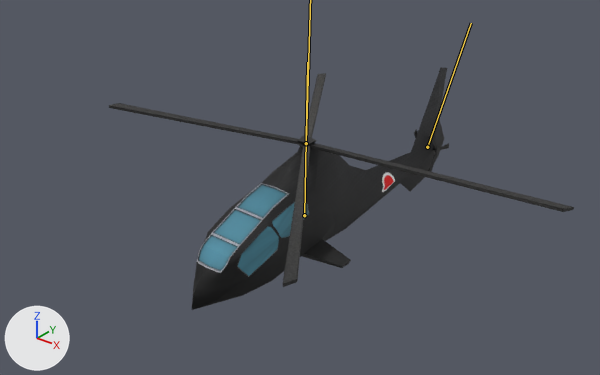
The FBX model IGME219Final/Assets/helicopter.fbx, before and after one commit.
Rendered twice from a 50 mm camera at (0.1121, -0.148, 0.0925) aimed at (-0.0003, -0.0074, 0.0054). The lights are fixed; the arrows at lower left show +X, +Y and +Z. Both versions are drawn at frame 41 of the action 'Take 001'; the numbers are the values there. The bones that bend it are drawn over the model as lines.

In view in the first picture: 'heli'.
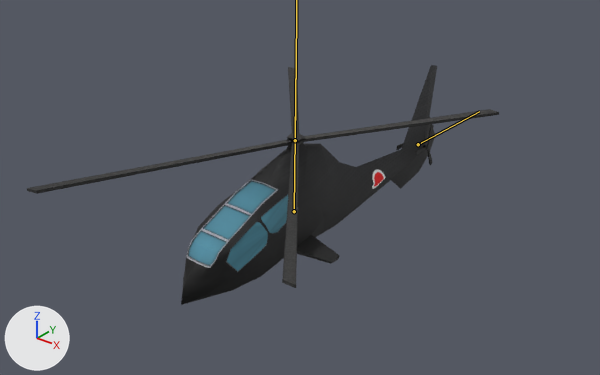
Boxes [x1, y1, x2, y2] around the edits, measured in the pictures (600 x 375 px):
```json
{"object": "heli", "change": "posed", "before": [109, 67, 574, 310], "after": [27, 65, 499, 305]}
{"bone": "body", "before": "(304, 215) to (307, 62)", "after": "(294, 211) to (296, 59)"}
{"bone": "rotor", "before": "(427, 147) to (471, 23)", "after": "(418, 144) to (479, 111)"}
```

The change, as JSON lines over the scene's bpy script:
```json
{"block": "bone_body", "where": "bone_body = bpy.data.objects['helicopter_gp'].pose.bones['body']"}
{"op": "set", "path": "bone_body.location", "old": "(0.0, 0.0, 0.31)", "new": "(0.0, 0.0, 0.0)"}
{"block": "bone_rotor", "where": "bone_rotor = bpy.data.objects['helicopter_gp'].pose.bones['rotor']  # child of 'body'"}
{"op": "set", "path": "bone_rotor.rotation_quaternion", "old": "(0.866, 0.5, 0.0, 0.0)", "new": "(1.0, 0.0, 0.0, 0.0)", "note": "degrees (60, 0, 0) -> degrees (0, 0, 0)"}
{"block": "bone_propeller", "where": "bone_propeller = bpy.data.objects['helicopter_gp'].pose.bones['propeller']  # child of 'body'"}
{"op": "set", "path": "bone_propeller.rotation_quaternion", "old": "(0.866, -0.011, 0.5, 0.0)", "new": "(1.0, 0.0, 0.0, 0.0)", "note": "degrees (-2, 60, -1) -> degrees (0, 0, 0)"}
```
